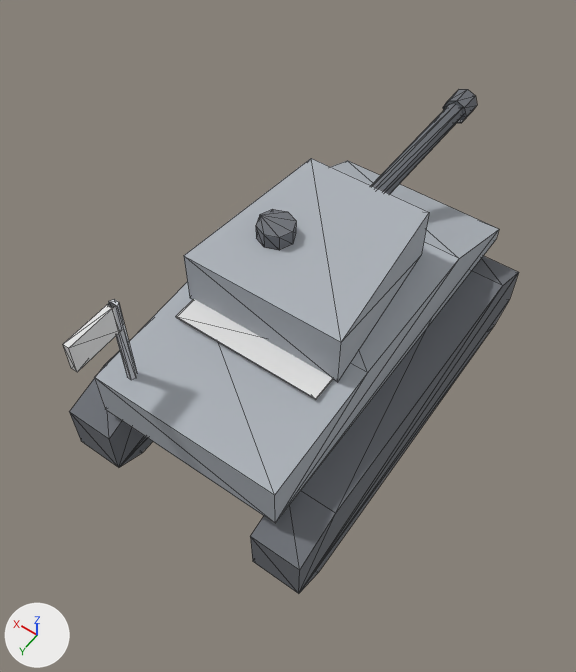
What one commit did to the glTF model csharp/Unciv.Godot/Packs/units/models/unit/Panzer.glb.
Camera for both pictures: a 50 mm lens placed at (-0.534, 0.827, 1.388), pointed at (0.036, 0.029, 0.134). Arrows for +X, +Y and +Z are at lower left; the lights stay in place. The older version comes first. Mesh edges are drawn as thin lines. Vertices at exactly the same position are counted once.

The older version as bpy lines, for what is in view:
```python
mat_dark = principled_material('Dark')
mat_dark.base_color = (0.16, 0.17, 0.19)  # grey #6f7379
mat_dark.roughness = 1.0
mat_grey = principled_material('Grey')
mat_grey.base_color = (0.42, 0.45, 0.49)  # grey #adb3ba
mat_grey.roughness = 1.0
mat_steel = principled_material('Steel')
mat_steel.base_color = (0.58, 0.6, 0.64)  # light grey #c8cbd1
mat_steel.roughness = 1.0
me_body = bpy.data.meshes.new('Body')
me_body.from_pydata(...)  # 72 vertices, 120 faces; spans x -0.26..0.26, y -0.42..0.44, z 0.0..0.46
# faces by material slot: [24, 56, 20, 20]
me_body.materials.append(mat_teamcolor)  # white #e7e7e7
me_body.materials.append(mat_dark)  # grey #6f7379
me_body.materials.append(mat_grey)  # grey #adb3ba
me_body.materials.append(mat_steel)  # light grey #c8cbd1
me_part1 = bpy.data.meshes.new('Part1')
me_part1.from_pydata(...)  # 24 vertices, 40 faces; spans x -0.16..0.16, y -0.176..0.16, z 0.0..0.14
# faces by material slot: [28, 12]
me_part1.materials.append(mat_dark)  # grey #6f7379
me_part1.materials.append(mat_grey)  # grey #adb3ba
me_part2 = bpy.data.meshes.new('Part2')
me_part2.from_pydata(...)  # an 8-sided cylinder along y spanning x -0.02..0.02, y -0.25..0.25, z -0.02..0.02; an 8-sided cylinder along y spanning x -0.028..0.028, y -0.275..-0.225, z -0.028..0.028
me_part2.materials.append(mat_dark)  # grey #6f7379
ob_body = bpy.data.objects.new('Body', me_body)
ob_body.location = (0.0, 0.0, 0.0)
ob_part1 = bpy.data.objects.new('Part1', me_part1)
ob_part1.location = (0.0, 0.0, 0.29)
ob_part2 = bpy.data.objects.new('Part2', me_part2)
ob_part2.location = (0.0, -0.3, 0.35)
```
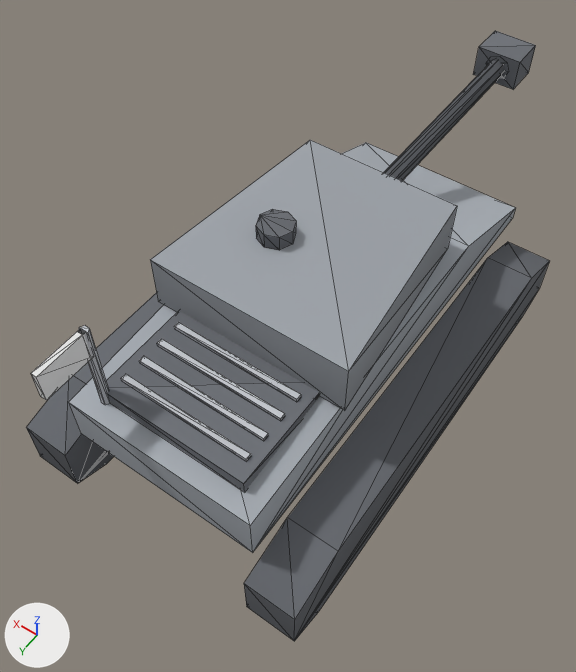
Pixel boxes (x1, y1, x2, y2) of what changed, in the pictures (576 x 672 px; the box of a moved part takes in the faces that stretch with it):
'Body', reshaped (15% wider, 41% taller): before (63, 161, 519, 594); after (26, 31, 550, 642)
'Part1', recoloured, reshaped (25% wider, 21% taller): before (184, 158, 429, 382); after (150, 140, 457, 411)
'Part2', recoloured, reshaped, moved: before (371, 89, 477, 194); after (383, 60, 504, 181)
part 1 of me_body, moved or reshaped: before (63, 303, 120, 372); after (31, 331, 92, 400)
part 2 of me_body, moved or reshaped: before (250, 256, 519, 594); after (244, 242, 550, 642)
part 3 of me_body, moved or reshaped: before (70, 350, 153, 467); after (26, 292, 163, 484)
part 4 of me_body, added: after (106, 311, 320, 492)
part 5 of me_body, added: after (473, 31, 536, 89)
part 6 of me_body, added: after (121, 374, 251, 461)
part 7 of me_body, added: after (139, 356, 268, 440)
part 8 of me_body, added: after (157, 339, 285, 421)
part 9 of me_body, added: after (174, 322, 301, 401)
part 10 of me_body, moved or reshaped: before (107, 299, 137, 379); after (78, 326, 110, 405)
part 11 of me_body, rebuilt (10% wider, 13% taller): before (95, 161, 499, 523); after (69, 143, 515, 553)
part 12 of me_part1, moved or reshaped: before (184, 158, 429, 382); after (150, 140, 457, 411)
part 14 of me_part2, moved or reshaped: before (371, 104, 463, 194); after (383, 60, 504, 181)
part 15 of me_part2, moved or reshaped (not visible afterwards): before (443, 89, 477, 123)

Patch to the scene script:
```diff
--- a/csharp/Unciv.Godot/Packs/units/models/unit/Panzer.glb.py
+++ b/csharp/Unciv.Godot/Packs/units/models/unit/Panzer.glb.py
@@ mat_dark @@
 n0 = _N.new('ShaderNodeBsdfPrincipled'); n0.name = 'Principled BSDF'
-n0.inputs[0].default_value = (0.16, 0.17, 0.19, 1.0)  # 'Base Color', grey #6f7379
 n0.inputs[2].default_value = 1.0  # 'Roughness'
 n1 = _N.new('ShaderNodeOutputMaterial'); n1.name = 'Material Output'
+n2 = _N.new('ShaderNodeMix'); n2.name = 'Mix'
+n2.data_type = 'RGBA'
+n2.blend_type = 'MULTIPLY'
+n2.inputs[0].default_value = 1.0  # 'Factor'
+n2.inputs[7].default_value = (0.16, 0.17, 0.19, 1.0)  # 'B', grey #6f7379
+n3 = _N.new('ShaderNodeVertexColor'); n3.name = 'Color Attribute'
 _L.new(n0.outputs[0], n1.inputs[0])  # 'BSDF' to 'Surface'
+_L.new(n2.outputs[2], n0.inputs[0])  # 'Result' to 'Base Color'
+_L.new(n3.outputs[0], n2.inputs[6])  # 'Color' to 'A'
@@ mat_grey @@
 n0 = _N.new('ShaderNodeBsdfPrincipled'); n0.name = 'Principled BSDF'
-n0.inputs[0].default_value = (0.42, 0.45, 0.49, 1.0)  # 'Base Color', grey #adb3ba
 n0.inputs[2].default_value = 1.0  # 'Roughness'
 n1 = _N.new('ShaderNodeOutputMaterial'); n1.name = 'Material Output'
+n2 = _N.new('ShaderNodeMix'); n2.name = 'Mix'
+n2.data_type = 'RGBA'
+n2.blend_type = 'MULTIPLY'
+n2.inputs[0].default_value = 1.0  # 'Factor'
+n2.inputs[7].default_value = (0.42, 0.45, 0.49, 1.0)  # 'B', grey #adb3ba
+n3 = _N.new('ShaderNodeVertexColor'); n3.name = 'Color Attribute'
 _L.new(n0.outputs[0], n1.inputs[0])  # 'BSDF' to 'Surface'
+_L.new(n2.outputs[2], n0.inputs[0])  # 'Result' to 'Base Color'
+_L.new(n3.outputs[0], n2.inputs[6])  # 'Color' to 'A'
@@ mat_steel @@
 n0 = _N.new('ShaderNodeBsdfPrincipled'); n0.name = 'Principled BSDF'
-n0.inputs[0].default_value = (0.58, 0.6, 0.64, 1.0)  # 'Base Color', light grey #c8cbd1
 n0.inputs[2].default_value = 1.0  # 'Roughness'
 n1 = _N.new('ShaderNodeOutputMaterial'); n1.name = 'Material Output'
+n2 = _N.new('ShaderNodeMix'); n2.name = 'Mix'
+n2.data_type = 'RGBA'
+n2.blend_type = 'MULTIPLY'
+n2.inputs[0].default_value = 1.0  # 'Factor'
+n2.inputs[7].default_value = (0.58, 0.6, 0.64, 1.0)  # 'B', light grey #c8cbd1
+n3 = _N.new('ShaderNodeVertexColor'); n3.name = 'Color Attribute'
 _L.new(n0.outputs[0], n1.inputs[0])  # 'BSDF' to 'Surface'
+_L.new(n2.outputs[2], n0.inputs[0])  # 'Result' to 'Base Color'
+_L.new(n3.outputs[0], n2.inputs[6])  # 'Color' to 'A'
@@ me_body @@
-me_body.from_pydata(...)  # 72 vertices, 120 faces; spans x -0.26..0.26, y -0.42..0.44, z 0.0..0.46
+me_body.from_pydata(...)  # 120 vertices, 192 faces; spans x -0.3..0.3, y -0.8..0.503, z 0.0..0.46
+# me_body part 1: the loose piece of 8 vertices spanning x 0.134..0.146, y 0.34..0.44, z 0.4..0.46 is moved by (0.0, 0.063, 0.0)
+# me_body part 2: the loose piece of 16 vertices spanning x -0.26..-0.16, y -0.41..0.41, z 0.0..0.17 is scaled about its middle by (1, 1.17, 1), then moved by (-0.04, 0.0, 0.0)
+# me_body part 3: the loose piece of 16 vertices spanning x 0.16..0.26, y -0.41..0.41, z 0.0..0.17 is scaled about its middle by (1, 1.17, 1), then moved by (0.04, 0.0, 0.0)
+# me_body part 4: a new loose piece, a box spanning x -0.15..0.15, y 0.173..0.403, z 0.27..0.3, in mat_dark
+# me_body part 5: a new loose piece, a box spanning x -0.05..0.05, y -0.8..-0.72, z 0.315..0.385, in mat_dark
+# me_body part 6: a new loose piece, a box spanning x -0.13..0.13, y 0.3588..0.3708, z 0.298..0.306, in mat_steel
+# me_body part 7: a new loose piece, a box spanning x -0.13..0.13, y 0.3138..0.3258, z 0.298..0.306, in mat_steel
+# me_body part 8: a new loose piece, a box spanning x -0.13..0.13, y 0.2688..0.2808, z 0.298..0.306, in mat_steel
+# me_body part 9: a new loose piece, a box spanning x -0.13..0.13, y 0.2238..0.2358, z 0.298..0.306, in mat_steel
+# me_body part 10: the loose piece of 12 vertices spanning x 0.131..0.149, y 0.332..0.348, z 0.27..0.46 is moved by (0.0, 0.063, 0.0)
+# me_body part 11: the loose piece of 12 vertices spanning x -0.19..0.19, y -0.42..0.38, z 0.17..0.29 is rebuilt with 12 vertices and now spans x -0.19..0.19, y -0.499..0.442, z 0.17..0.29
 me_body.materials.append(mat_teamcolor)
@@ me_part1 @@
-me_part1.from_pydata(...)  # 24 vertices, 40 faces; spans x -0.16..0.16, y -0.176..0.16, z 0.0..0.14
+me_part1.from_pydata(...)  # 24 vertices, 40 faces; spans x -0.2..0.2, y -0.22..0.2, z 0.0..0.14
+# me_part1 part 12: the loose piece of 8 vertices spanning x -0.16..0.16, y -0.176..0.16, z 0.0..0.11 is scaled about the mesh origin by (1.25, 1.25, 1)
+# me_part1 part 13: vertex colours changed
 me_part1.materials.append(mat_dark)
@@ me_part2 @@
-me_part2.from_pydata(...)  # 32 vertices, 56 faces; spans x -0.028..0.028, y -0.275..0.25, z -0.028..0.028
+me_part2.from_pydata(...)  # 32 vertices, 56 faces; spans x -0.028..0.028, y -0.375..0.35, z -0.028..0.028
+# me_part2 part 14: the loose piece of 16 vertices spanning x -0.02..0.02, y -0.25..0.25, z -0.02..0.02 is scaled about its middle by (1, 1.4, 1)
+# me_part2 part 15: the loose piece of 16 vertices spanning x -0.028..0.028, y -0.275..-0.225, z -0.028..0.028 is moved by (0.0, -0.1, 0.0)
 me_part2.materials.append(mat_dark)
@@ ob_part2 @@
 ob_part2 = bpy.data.objects.new('Part2', me_part2)
-ob_part2.location = (0.0, -0.3, 0.35)
+ob_part2.location = (0.0, -0.4, 0.35)
```
